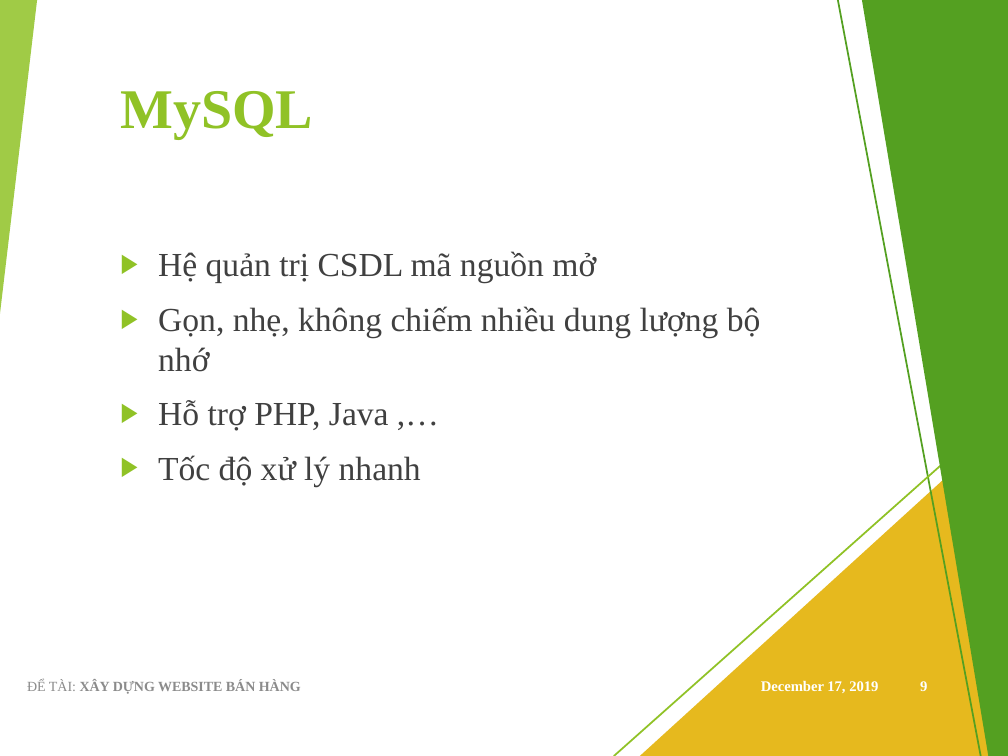
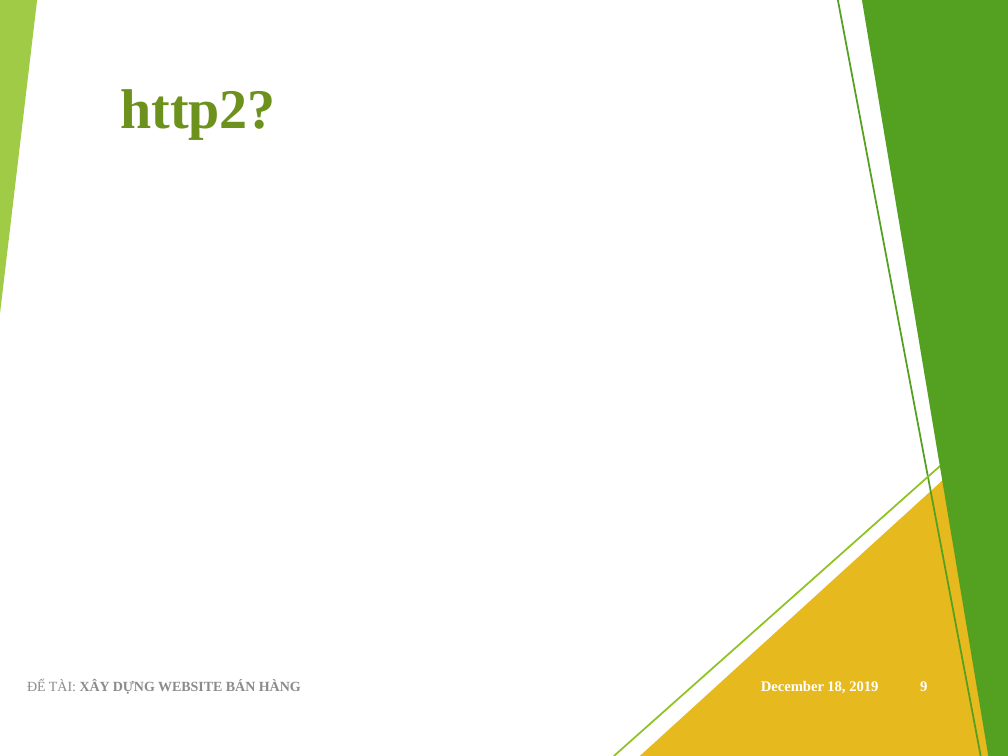
Before and after one commit to viet97/doandocs, a slide deck: slide 9 of DATN_Presentation.pptx. Drawn at 1008x756 pixels with LibreOffice and Linux fonts; fonts in the diff are those of the drawing. Boxes give left, top, right and bottom in pixels: in the first picture for what was removed or moved away, otherwise in the second. Text is boxed around its words. In the diff, an @@ line names an element or a change of style, - is before the commit and + after.

```diff
--- a/DATN_Presentation.pptx
+++ b/DATN_Presentation.pptx
@@ title at <box>120,89,275,138</box>: text changed; text colour #90C226 to #6C921D @@
-MySQL
+http2?
@@ text removed at <box>158,251,761,486</box> @@
-▶ Hệ quản trị CSDL mã nguồn mở
-▶ Gọn, nhẹ, không chiếm nhiều dung lượng bộ nhớ
-▶ Hỗ trợ PHP, Java ,…
-▶ Tốc độ xử lý nhanh
@@ text at <box>761,680,878,693</box>: text changed @@
-December 17, 2019
+December 18, 2019
```
Also in this commit, not shown: 12 other slides changed, 4 slides added, 5 slides removed.
